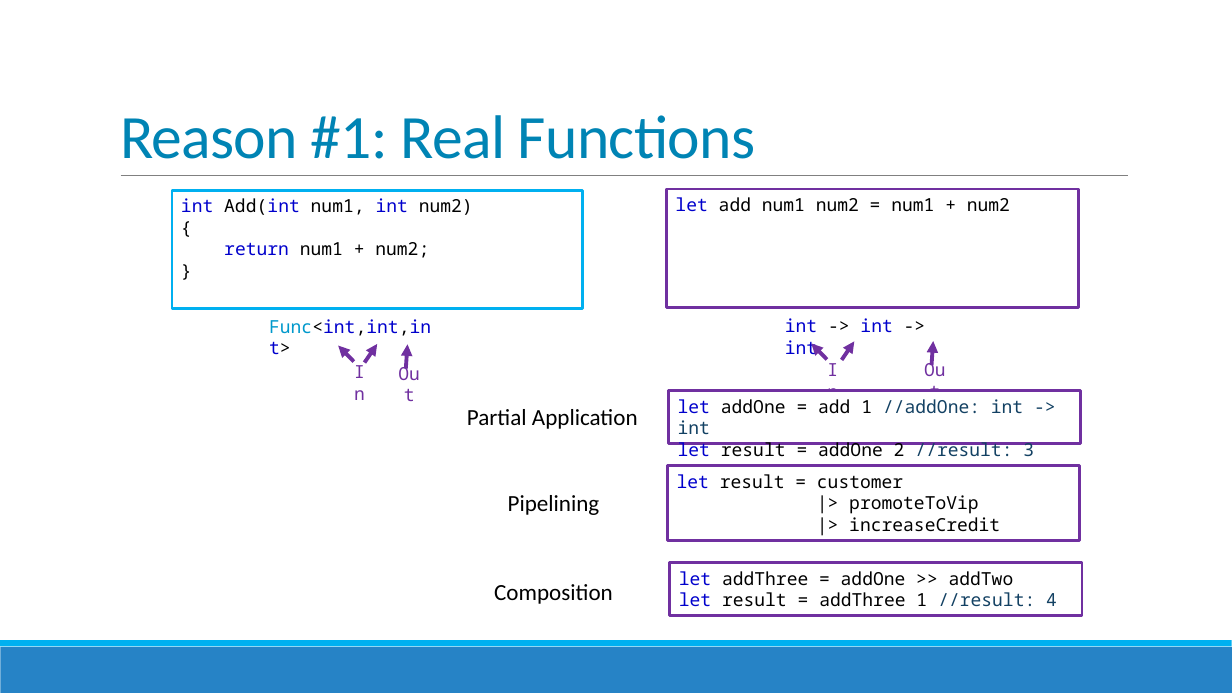
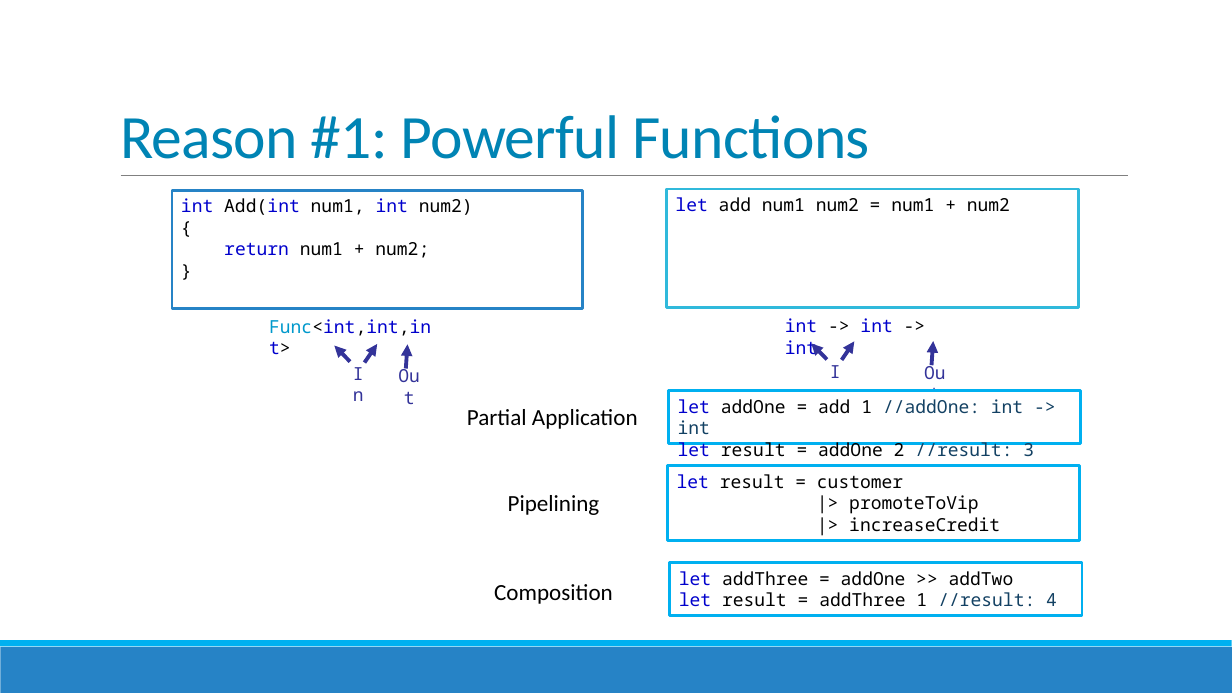
Before and after one commit to jorgef/fivereasons, a slide deck: slide 6 of FiveReasons.pptx. Drawn at 1232x693 pixels with LibreOffice and Linux fonts; fonts in the diff are those of the drawing. Boxes give left, top, right and bottom in pixels: in the first picture for what was removed or moved away, otherwise in the second. Text is boxed around its words. In the diff, an @@ line names an element or a change of style, - is before the commit and + after.

```diff
--- a/FiveReasons.pptx
+++ b/FiveReasons.pptx
@@ title at (120, 115, 869, 159): text changed @@
-Reason #1: Real Functions
+Reason #1: Powerful Functions
@@ rectangle "int Add(int num1, int num2)" at (172, 190, 582, 309): outline #00B0F0 2 pt to #2683C6 2 pt @@
@@ rectangle "let add num1 num2 = ..." at (666, 189, 1079, 308): outline #7030A0 2 pt to #30B9DB 2 pt @@
@@ arrow moved from (354, 361) - (338, 346) to (350, 361) - (335, 346) @@
@@ arrow (350, 361) - (335, 346): stroke #7030A0 3 pt to #333399 3 pt @@
@@ arrow (365, 362) - (377, 344): stroke #7030A0 3 pt to #333399 3 pt @@
@@ arrow (406, 369) - (408, 345): stroke #7030A0 3 pt to #333399 3 pt @@
@@ arrow (827, 360) - (811, 344): stroke #7030A0 3 pt to #333399 3 pt @@
@@ text colour #7030A0 to #333399 in 4 elements at (269, 319, 431, 336), (385, 360, 434, 392), (910, 357, 959, 388), (816, 356, 855, 387) @@
@@ arrow (842, 360) - (855, 341): stroke #7030A0 3 pt to #333399 3 pt @@
@@ arrow (932, 365) - (933, 341): stroke #7030A0 3 pt to #333399 3 pt @@
@@ outline #7030A0 2 pt to #00B0F0 2 pt in 3 elements at (669, 391, 1081, 444), (667, 466, 1080, 541), (670, 563, 1082, 616) @@
```
Also in this commit, not shown: 19 other slides changed.
